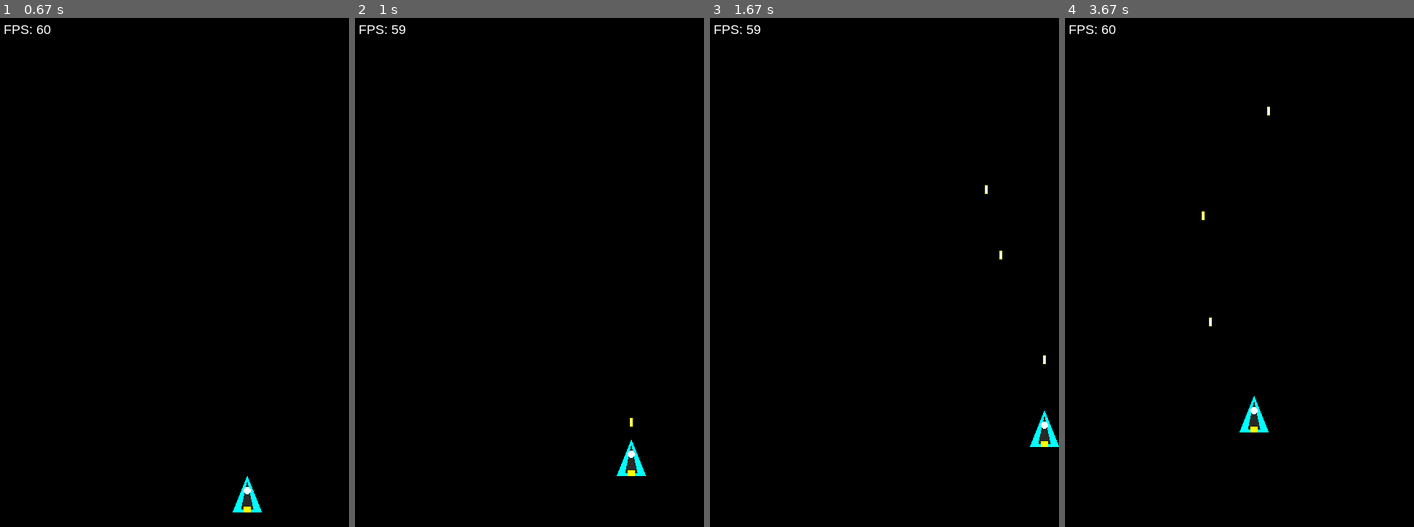
Above: before the commit, frames 1-4 (left to right).
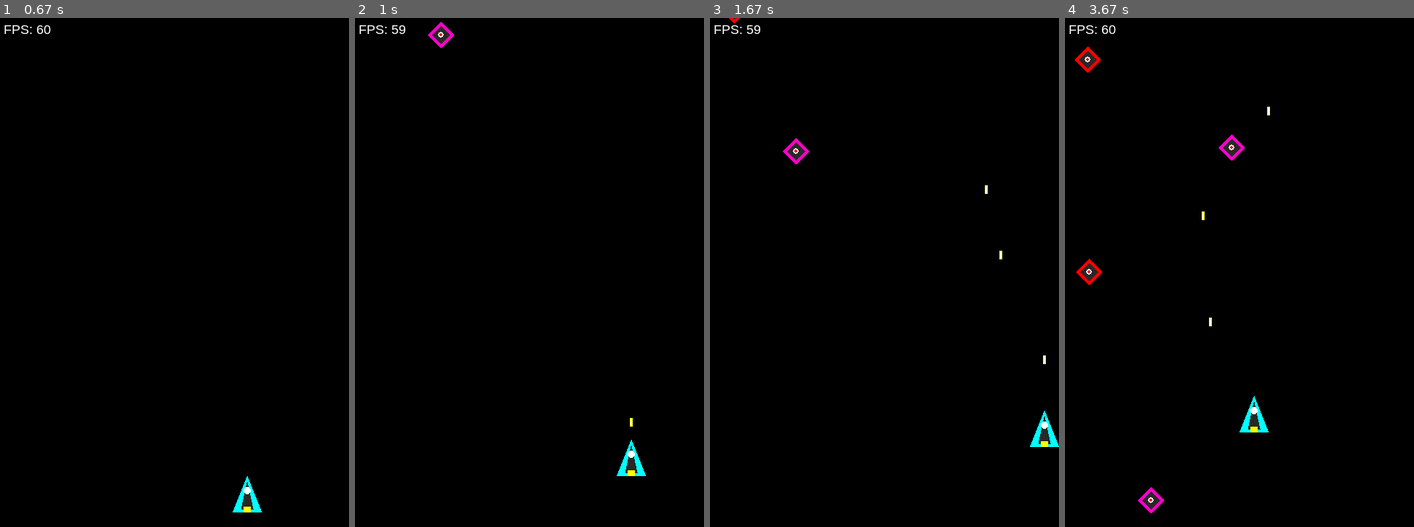
Above: after the commit, the same moments.

Repository: victorbouissoumota/PyGame-Mota-Sheik
Game: pygame game, started from Código PyGaMe Projeto final Dessoft.py
Same seed, same stepped clock (60 frames per second), same inputs: the game is played once before the commit and once after it.
Inputs:
- Up to frame 1 (0.67 s): hold Right from 0.33 s (still down)
- Up to frame 2 (1 s): release Right at 0.8 s; hold Up from 0.83 s (still down); tap Space at 0.9 s
- Up to frame 3 (1.67 s): release Up at 1.13 s; hold Right 1.17-1.63 s; tap Space at 1.23, 1.53 s
- Up to frame 4 (3.67 s): hold Left 1.67-2.2 s; tap Space at 1.73, 2.03, 2.3, 2.63, 2.93, 3.07, 3.47 s; hold Down 2.23-2.53 s; hold Left 2.57-2.97 s; hold Up 3-3.37 s; hold Right from 3.4 s (still down)

Frame 1 is identical in both runs. In frame 2, 0.2% of the frame differs, in the area x 20-29%, y 0-6%; in frame 3, 0.2%; in frame 4, 0.8%, in the area x 2-52%, y 5-98%.

Commit message:
inimigos básicos com spawning e visual aleatório

Diff:
--- a/Código PyGaMe Projeto final Dessoft.py
+++ b/Código PyGaMe Projeto final Dessoft.py
@@ -8,6 +8,7 @@
 """
 
 import pygame
+import random
 
 # =============================================================================
 # CONFIGURAÇÕES
@@ -27,6 +28,8 @@
 YELLOW = (255, 255, 0)
 CYAN = (0, 255, 255)
 DARK_GRAY = (40, 40, 40)
+ORANGE = (255, 165, 0)
+MAGENTA = (255, 0, 200)
 
 # Jogador
 PLAYER_SPEED = 5
@@ -38,7 +41,15 @@
 BULLET_WIDTH = 4
 BULLET_HEIGHT = 12
 BULLET_COLOR = YELLOW
-SHOOT_DELAY = 250  # Milissegundos entre cada tiro
+SHOOT_DELAY = 250
+
+# Inimigos
+ENEMY_MIN_SPEED = 2
+ENEMY_MAX_SPEED = 5
+ENEMY_WIDTH = 36
+ENEMY_HEIGHT = 36
+ENEMY_SPAWN_DELAY = 800  # Milissegundos entre cada spawn
+MAX_ENEMIES = 8
 
 
 # =============================================================================
@@ -84,7 +95,6 @@
         """
         surface = pygame.Surface((PLAYER_WIDTH, PLAYER_HEIGHT), pygame.SRCALPHA)
 
-        # Corpo principal da nave (triângulo)
         body_points = [
             (PLAYER_WIDTH // 2, 0),
             (0, PLAYER_HEIGHT),
@@ -92,7 +102,6 @@
         ]
         pygame.draw.polygon(surface, CYAN, body_points)
 
-        # Detalhe central
         detail_points = [
             (PLAYER_WIDTH // 2, 8),
             (PLAYER_WIDTH // 2 - 8, PLAYER_HEIGHT - 5),
@@ -100,10 +109,7 @@
         ]
         pygame.draw.polygon(surface, DARK_GRAY, detail_points)
 
-        # Cabine (pequeno círculo)
         pygame.draw.circle(surface, WHITE, (PLAYER_WIDTH // 2, 20), 5)
-
-        # Propulsor (retângulo na base)
         pygame.draw.rect(surface, YELLOW, (PLAYER_WIDTH // 2 - 5, PLAYER_HEIGHT - 8, 10, 8))
 
         return surface
@@ -130,11 +136,7 @@
         self._clamp_to_screen()
 
     def shoot(self):
-        """Dispara um tiro se o tempo de recarga já passou.
-
-        Cria um objeto Bullet na posição da ponta da nave e adiciona
-        aos grupos de sprites correspondentes.
-        """
+        """Dispara um tiro se o tempo de recarga já passou."""
         now = pygame.time.get_ticks()
         if now - self.last_shot >= SHOOT_DELAY:
             self.last_shot = now
@@ -175,7 +177,6 @@
         super().__init__()
         self.image = pygame.Surface((BULLET_WIDTH, BULLET_HEIGHT), pygame.SRCALPHA)
         pygame.draw.rect(self.image, BULLET_COLOR, (0, 0, BULLET_WIDTH, BULLET_HEIGHT))
-        # Brilho no centro do tiro
         pygame.draw.rect(self.image, WHITE, (1, 1, BULLET_WIDTH - 2, BULLET_HEIGHT - 2))
         self.rect = self.image.get_rect()
         self.rect.centerx = x
@@ -186,6 +187,71 @@
         """Move o tiro para cima e o remove se sair da tela."""
         self.rect.y += self.speed
         if self.rect.bottom < 0:
+            self.kill()
+
+
+class Enemy(pygame.sprite.Sprite):
+    """Nave inimiga que desce pela tela.
+
+    Cada inimigo tem velocidade aleatória e aparece em uma posição
+    horizontal aleatória no topo da tela. É destruído ao sair pela
+    parte de baixo.
+
+    Attributes:
+        image: Superfície com o desenho do inimigo.
+        rect: Retângulo de posição e colisão.
+        speed: Velocidade vertical de descida.
+    """
+
+    # Cores possíveis para os inimigos
+    COLORS = [RED, ORANGE, MAGENTA, GREEN]
+
+    def __init__(self):
+        """Inicializa o inimigo em posição aleatória acima da tela."""
+        super().__init__()
+        self.color = random.choice(self.COLORS)
+        self.image = self._create_enemy_image()
+        self.rect = self.image.get_rect()
+        self.rect.x = random.randint(0, SCREEN_WIDTH - ENEMY_WIDTH)
+        self.rect.y = random.randint(-80, -ENEMY_HEIGHT)
+        self.speed = random.uniform(ENEMY_MIN_SPEED, ENEMY_MAX_SPEED)
+
+    def _create_enemy_image(self):
+        """Cria o sprite do inimigo com formato de losango.
+
+        Returns:
+            pygame.Surface: Superfície com o desenho do inimigo.
+        """
+        surface = pygame.Surface((ENEMY_WIDTH, ENEMY_HEIGHT), pygame.SRCALPHA)
+
+        # Corpo do inimigo (losango)
+        body_points = [
+            (ENEMY_WIDTH // 2, 0),
+            (ENEMY_WIDTH, ENEMY_HEIGHT // 2),
+            (ENEMY_WIDTH // 2, ENEMY_HEIGHT),
+            (0, ENEMY_HEIGHT // 2),
+        ]
+        pygame.draw.polygon(surface, self.color, body_points)
+
+        # Detalhe interno
+        inner_points = [
+            (ENEMY_WIDTH // 2, 6),
+            (ENEMY_WIDTH - 6, ENEMY_HEIGHT // 2),
+            (ENEMY_WIDTH // 2, ENEMY_HEIGHT - 6),
+            (6, ENEMY_HEIGHT // 2),
+        ]
+        pygame.draw.polygon(surface, DARK_GRAY, inner_points)
+
+        # Olho central
+        pygame.draw.circle(surface, WHITE, (ENEMY_WIDTH // 2, ENEMY_HEIGHT // 2), 4)
+        pygame.draw.circle(surface, RED, (ENEMY_WIDTH // 2, ENEMY_HEIGHT // 2), 2)
+
+        return surface
+
+    def update(self):
+        """Move o inimigo para baixo e o remove se sair da tela."""
+        self.rect.y += self.speed
+        if self.rect.top > SCREEN_HEIGHT:
             self.kill()
 
 
@@ -203,6 +269,8 @@
         playing: Flag que indica se uma partida está em andamento.
         all_sprites: Grupo com todos os sprites do jogo.
         bullets: Grupo com os tiros do jogador.
+        enemies: Grupo com os inimigos.
+        last_enemy_spawn: Timestamp do último spawn de inimigo.
     """
 
     def __init__(self):
@@ -220,8 +288,10 @@
         """Inicia uma nova partida, criando os grupos de sprites e o jogador."""
         self.all_sprites = pygame.sprite.Group()
         self.bullets = pygame.sprite.Group()
+        self.enemies = pygame.sprite.Group()
         self.player = Player(self.bullets, self.all_sprites)
         self.all_sprites.add(self.player)
+        self.last_enemy_spawn = pygame.time.get_ticks()
         self.playing = True
         self.run()
 
@@ -247,8 +317,18 @@
                     self.player.shoot()
 
     def update(self):
-        """Atualiza todos os sprites do jogo."""
+        """Atualiza todos os sprites e faz o spawn de inimigos."""
         self.all_sprites.update()
+        self._spawn_enemies()
+
+    def _spawn_enemies(self):
+        """Cria novos inimigos periodicamente, respeitando o limite máximo."""
+        now = pygame.time.get_ticks()
+        if now - self.last_enemy_spawn >= ENEMY_SPAWN_DELAY and len(self.enemies) < MAX_ENEMIES:
+            self.last_enemy_spawn = now
+            enemy = Enemy()
+            self.enemies.add(enemy)
+            self.all_sprites.add(enemy)
 
     def draw(self):
         """Desenha todos os elementos na tela."""
